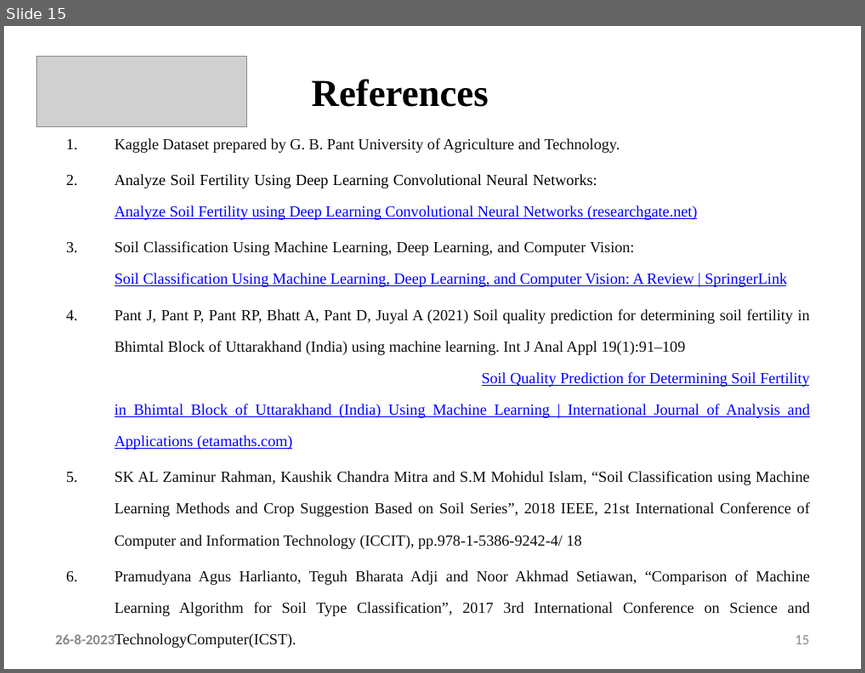
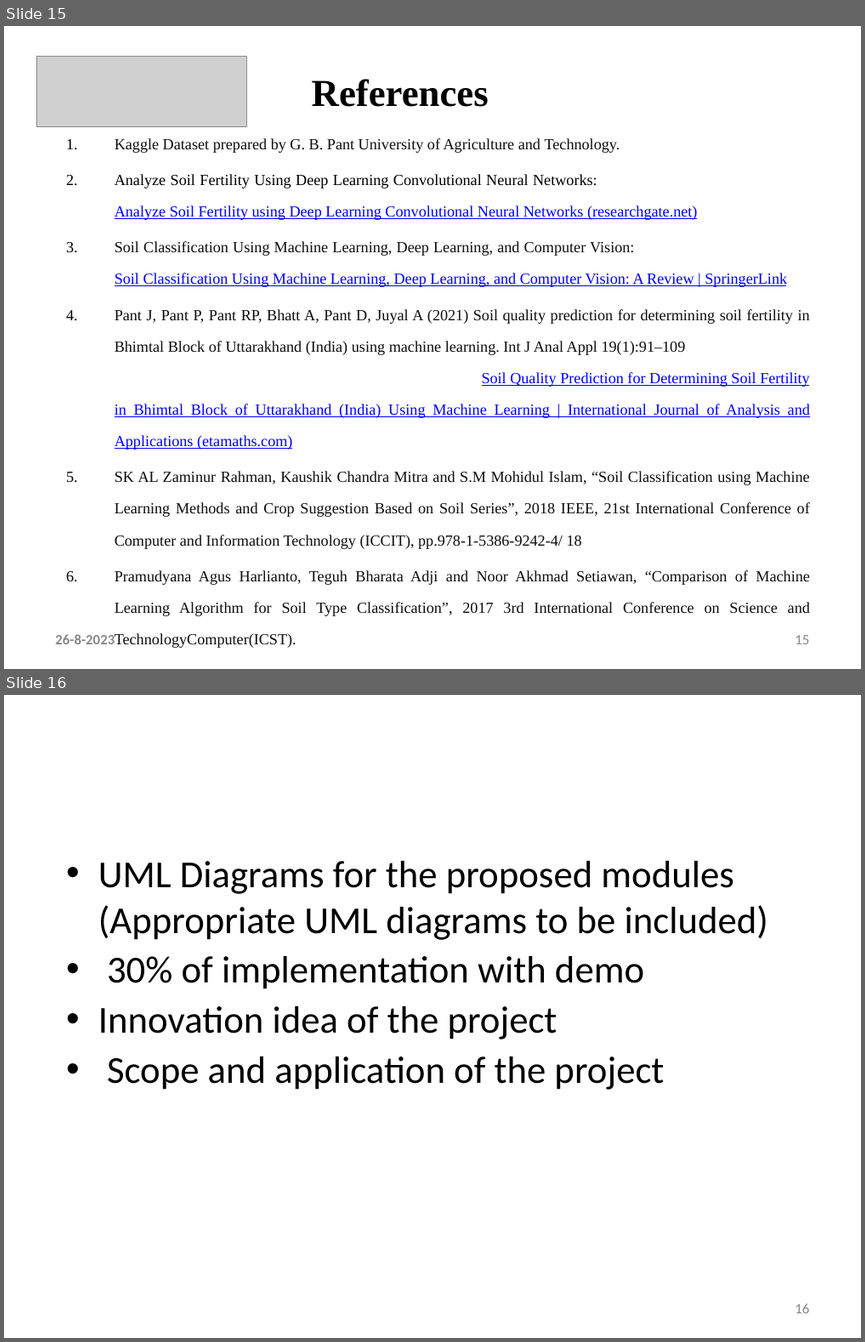
Before and after one commit to prakashy003/Soil-Analyzer, a slide deck: Documents/Review 1 ppt.pptx. Shown one above the other, each under a label of ours: slide 15 before the commit, slides 15 and 16 after it. The pictures are 865x673 and 865x1342 pixels, drawn with LibreOffice and Linux fonts; fonts in the diff are those of the drawing; grey boxes stand for pictures. Boxes give left, top, right and bottom in pixels: in the first picture for what was removed or moved away, otherwise in the second. Text is boxed around its words. In the diff, an @@ line names an element or a change of style, - is before the commit and + after.

```diff
--- a/Documents/Review 1 ppt.pptx
+++ b/Documents/Review 1 ppt.pptx
@@ slide 16 added at bbox=[4, 695, 861, 1338], background #FFFFFF @@
@@ text added at bbox=[98, 861, 768, 1089], 32 pt, text #000000 @@
+• UML Diagrams for the proposed modules (Appropriate UML diagrams to be included)
+• 30% of implementation with demo
+• Innovation idea of the project
+• Scope and application of the project
@@ page number added at bbox=[794, 1303, 809, 1313], 12 pt, text #888888 @@
+16
```
Also in this commit, not shown: 4 other files.
